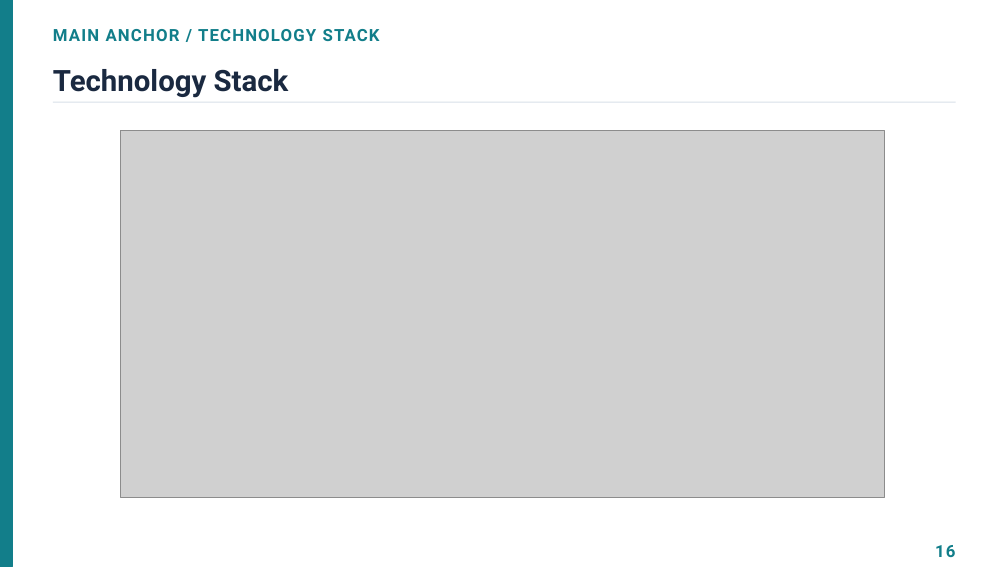
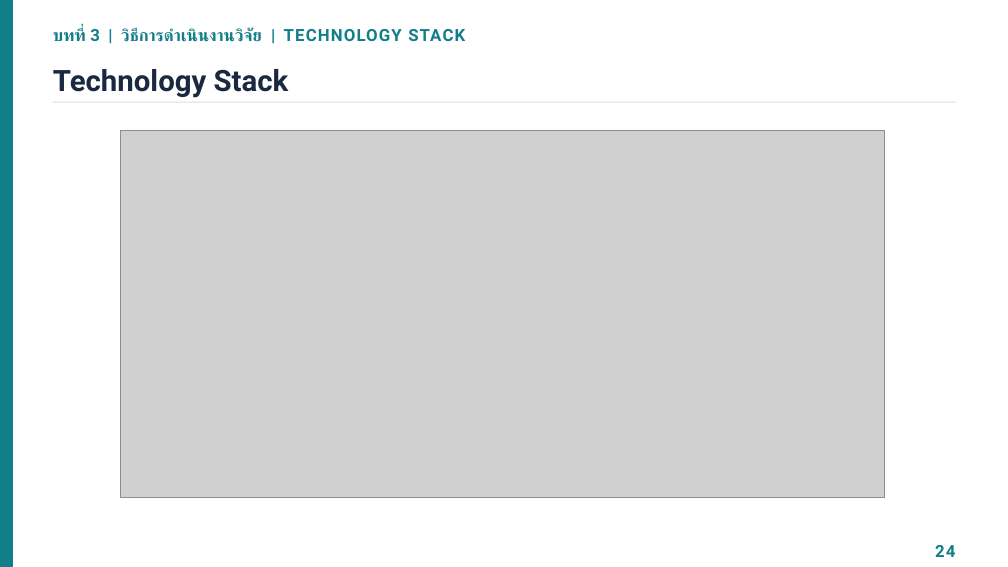
Before and after one commit to Jesadaphoukrongthong/Hybrid-Network-Monitoring-and-Policy-Orchestration-Framework, a slide deck: slide 26 of docs/paper/Hybrid_Framework_Presentation.pptx (slide 18 before the commit). Drawn at 1008x567 pixels with LibreOffice and Linux fonts; fonts in the diff are those of the drawing; grey boxes stand for pictures. Boxes give left, top, right and bottom in pixels: in the first picture for what was removed or moved away, otherwise in the second. Text is boxed around its words. In the diff, an @@ line names an element or a change of style, - is before the commit and + after.

```diff
--- a/docs/paper/Hybrid_Framework_Presentation.pptx
+++ b/docs/paper/Hybrid_Framework_Presentation.pptx
@@ text at [53, 28, 465, 42]: text changed @@
-MAIN ANCHOR / TECHNOLOGY STACK
+บทที่ 3 | วิธีการดำเนินงานวิจัย | TECHNOLOGY STACK
@@ text at [935, 545, 955, 557]: text changed @@
-16
+24
```
Also in this commit, not shown: 15 other slides changed, 11 slides added, 1 slide removed.
